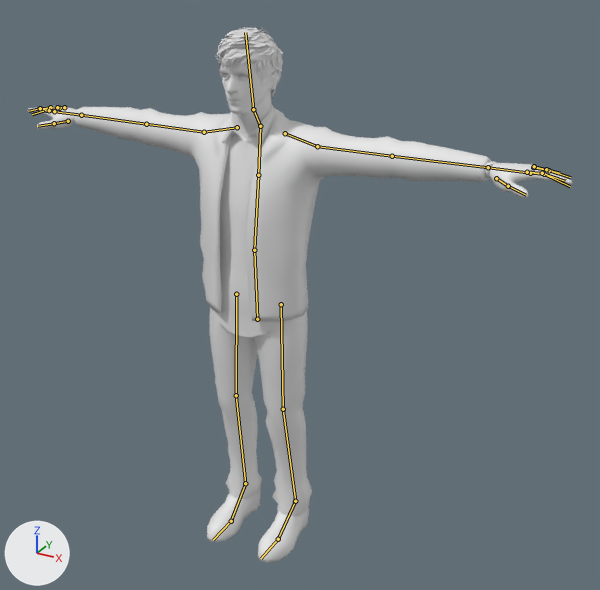
A saved change to the Blender file blueprints/humans/male/playable character/rory-rigged-merged-walking.blend.
Both versions are drawn from a 50 mm camera at (2.79, -4.52, 4.27) aimed at (0.42, -0.21, 2.11). The axes (+X, +Y, +Z) are drawn at lower left. The lights are the same throughout. The bones that bend it are drawn over the model as lines.

In view in the first picture: 'RoryWatchRing'.
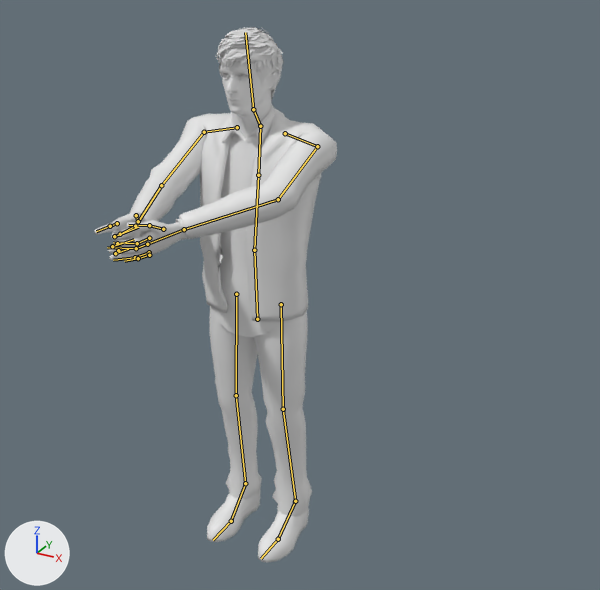
The newer file adds an action. The first version stands in its rest pose; the second is drawn at frame 0 of the action 'Idle Handgun'.

Location of each change, [x1, y1, x2, y2] in pixels of the pictures (600 x 590 px):
'RoryWatchRing', posed (55% narrower)
    before: [28, 27, 573, 563]
    after: [94, 27, 337, 563]
bone 'Upper Arm.L', root to tip
    before: (317, 146) to (392, 156)
    after: (317, 146) to (278, 199)
bone 'Lower Arm.L', root to tip
    before: (392, 156) to (488, 167)
    after: (278, 199) to (184, 229)
bone 'Hand.L', root to tip
    before: (488, 167) to (530, 173)
    after: (184, 229) to (147, 244)
bone 'Finger021.L', root to tip
    before: (544, 174) to (570, 186)
    after: (136, 248) to (107, 247)
bone 'Thumb000.L', root to tip
    before: (496, 178) to (508, 186)
    after: (163, 229) to (149, 225)
bone 'Finger011.L', root to tip
    before: (542, 173) to (565, 181)
    after: (137, 243) to (113, 242)
bone 'Finger041.L', root to tip
    before: (546, 169) to (560, 173)
    after: (138, 258) to (124, 261)
bone 'Upper Arm.R', root to tip
    before: (204, 132) to (146, 124)
    after: (204, 132) to (161, 185)
bone 'Lower Arm.R', root to tip
    before: (146, 124) to (81, 115)
    after: (161, 185) to (135, 226)
bone 'Hand.R', root to tip
    before: (81, 115) to (54, 111)
    after: (135, 226) to (120, 234)
bone 'Finger021.R', root to tip
    before: (46, 110) to (32, 114)
    after: (114, 236) to (138, 227)
bone 'Thumb000.R', root to tip
    before: (68, 121) to (54, 123)
    after: (138, 221) to (136, 215)
bone 'Thumb001.R', root to tip
    before: (54, 123) to (38, 126)
    after: (136, 215) to (134, 216)
bone 'Finger031.R', root to tip
    before: (50, 107) to (38, 109)
    after: (112, 246) to (134, 239)
bone 'Finger011.R', root to tip
    before: (40, 108) to (28, 111)
    after: (110, 226) to (96, 231)
bone 'Finger041.R', root to tip
    before: (57, 107) to (49, 108)
    after: (115, 253) to (128, 249)

The change, as a list of edits to the scene's bpy script:
```text
Change bone_upper_arm_l:
    where bone_upper_arm_l = bpy.data.objects['Armature'].pose.bones['Upper Arm.L']  # child of 'Shoulder.L'
    bone_upper_arm_l.location: (0.0, 0.0, 0.0) -> (1.441, 1.88, 0.591)
    bone_upper_arm_l.rotation_quaternion: (1.0, 0.0, 0.0, 0.0) -> (0.597, 0.422, -0.312, -0.607)  # degrees (0, 0, 0) -> degrees (63, 8, -86)
Change bone_lower_arm_l:
    where bone_lower_arm_l = bpy.data.objects['Armature'].pose.bones['Lower Arm.L']  # child of 'Upper Arm.L'
    bone_lower_arm_l.location: (0.0, 0.0, 0.0) -> (-0.061, 0.403, -0.541)
    bone_lower_arm_l.rotation_quaternion: (1.0, 0.0, 0.0, 0.0) -> (0.947, 0.103, -0.008, -0.303)  # degrees (0, 0, 0) -> degrees (12, 3, -35)
Change bone_hand_l:
    where bone_hand_l = bpy.data.objects['Armature'].pose.bones['Hand.L']  # child of 'Lower Arm.L'
    bone_hand_l.location: (0.0, 0.0, 0.0) -> (-0.333, -0.282, -0.128)
    bone_hand_l.rotation_quaternion: (1.0, 0.0, 0.0, 0.0) -> (0.977, 0.05, -0.145, 0.145)  # degrees (0, 0, 0) -> degrees (3, -17, 16)
Change bone_finger021_l:
    where bone_finger021_l = bpy.data.objects['Armature'].pose.bones['Finger021.L']  # child of 'Finger020.L'
    bone_finger021_l.location: (0.0, 0.0, 0.0) -> (0.023, -0.145, 0.074)
    bone_finger021_l.rotation_quaternion: (1.0, 0.0, 0.0, 0.0) -> (0.995, 0.068, -0.023, -0.066)  # degrees (0, 0, 0) -> degrees (8, -2, -8)
Change bone_thumb000_l:
    where bone_thumb000_l = bpy.data.objects['Armature'].pose.bones['Thumb000.L']  # child of 'Hand.L'
    bone_thumb000_l.location: (0.0, 0.0, 0.0) -> (-0.054, 0.052, -0.021)
    bone_thumb000_l.rotation_quaternion: (1.0, 0.0, 0.0, 0.0) -> (1.0, -0.008, -0.002, 0.012)  # degrees (0, 0, 0) -> degrees (-1, 0, 1)
Change bone_finger011_l:
    where bone_finger011_l = bpy.data.objects['Armature'].pose.bones['Finger011.L']  # child of 'Finger010.L'
    bone_finger011_l.location: (0.0, 0.0, 0.0) -> (0.14, -0.256, 0.099)
    bone_finger011_l.rotation_quaternion: (1.0, 0.0, 0.0, 0.0) -> (0.989, 0.101, 0.014, -0.104)  # degrees (0, 0, 0) -> degrees (11, 3, -12)
Change bone_finger041_l:
    where bone_finger041_l = bpy.data.objects['Armature'].pose.bones['Finger041.L']  # child of 'Finger040.L'
    bone_finger041_l.location: (0.0, 0.0, 0.0) -> (-0.006, -0.053, 0.036)
    bone_finger041_l.rotation_quaternion: (1.0, 0.0, 0.0, 0.0) -> (0.999, 0.027, -0.021, -0.027)  # degrees (0, 0, 0) -> degrees (3, -2, -3)
Change bone_upper_arm_r:
    where bone_upper_arm_r = bpy.data.objects['Armature'].pose.bones['Upper Arm.R']  # child of 'Shoulder.R.001'
    bone_upper_arm_r.location: (0.0, 0.0, 0.0) -> (-1.749, 1.493, 0.078)
    bone_upper_arm_r.rotation_quaternion: (1.0, 0.0, 0.0, 0.0) -> (0.74, 0.536, 0.046, 0.405)  # degrees (0, 0, 0) -> degrees (63, -21, 44)
Change bone_lower_arm_r:
    where bone_lower_arm_r = bpy.data.objects['Armature'].pose.bones['Lower Arm.R']  # child of 'Upper Arm.R'
    bone_lower_arm_r.location: (0.0, 0.0, 0.0) -> (-0.041, -0.09, -0.142)
    bone_lower_arm_r.rotation_quaternion: (1.0, 0.0, 0.0, 0.0) -> (0.936, 0.305, -0.173, -0.044)  # degrees (0, 0, 0) -> degrees (38, -17, -11)
Change bone_hand_r:
    where bone_hand_r = bpy.data.objects['Armature'].pose.bones['Hand.R']  # child of 'Lower Arm.R'
    bone_hand_r.location: (0.0, 0.0, 0.0) -> (0.065, -0.302, -1.123)
    bone_hand_r.rotation_quaternion: (1.0, 0.0, 0.0, 0.0) -> (0.856, 0.072, 0.502, -0.098)  # degrees (0, 0, 0) -> degrees (3, 61, -11)
Change bone_finger021_r:
    where bone_finger021_r = bpy.data.objects['Armature'].pose.bones['Finger021.R']  # child of 'Finger020.R'
    bone_finger021_r.location: (0.0, 0.0, 0.0) -> (-1.831, 0.109, -0.078)
    bone_finger021_r.rotation_quaternion: (1.0, 0.0, 0.0, 0.0) -> (0.483, 0.102, 0.066, 0.867)  # degrees (0, 0, 0) -> degrees (12, -6, 121)
Change bone_thumb000_r:
    where bone_thumb000_r = bpy.data.objects['Armature'].pose.bones['Thumb000.R']  # child of 'Hand.R'
    bone_thumb000_r.location: (0.0, 0.0, 0.0) -> (-0.005, -0.007, -0.017)
Change bone_thumb001_r:
    where bone_thumb001_r = bpy.data.objects['Armature'].pose.bones['Thumb001.R']  # child of 'Thumb000.R'
    bone_thumb001_r.location: (0.0, 0.0, 0.0) -> (-0.015, 0.134, -0.228)
    bone_thumb001_r.rotation_quaternion: (1.0, 0.0, 0.0, 0.0) -> (0.996, -0.086, 0.027, 0.021)  # degrees (0, 0, 0) -> degrees (-10, 3, 2)
Change bone_finger031_r:
    where bone_finger031_r = bpy.data.objects['Armature'].pose.bones['Finger031.R']  # child of 'Finger030.R'
    bone_finger031_r.location: (0.0, 0.0, 0.0) -> (-1.584, -0.49, -0.321)
    bone_finger031_r.rotation_quaternion: (1.0, 0.0, 0.0, 0.0) -> (0.575, 0.066, 0.137, 0.804)  # degrees (0, 0, 0) -> degrees (17, 3, 109)
Change bone_finger011_r:
    where bone_finger011_r = bpy.data.objects['Armature'].pose.bones['Finger011.R']  # child of 'Finger010.R'
    bone_finger011_r.location: (0.0, 0.0, 0.0) -> (0.389, -0.397, -0.022)
    bone_finger011_r.rotation_quaternion: (1.0, 0.0, 0.0, 0.0) -> (0.972, 0.021, 0.018, -0.234)  # degrees (0, 0, 0) -> degrees (2, 3, -27)
Change bone_finger041_r:
    where bone_finger041_r = bpy.data.objects['Armature'].pose.bones['Finger041.R']  # child of 'Finger040.R'
    bone_finger041_r.location: (0.0, 0.0, 0.0) -> (-0.745, -0.492, 0.087)
    bone_finger041_r.rotation_quaternion: (1.0, 0.0, 0.0, 0.0) -> (0.714, 0.085, 0.201, 0.665)  # degrees (0, 0, 0) -> degrees (23, 10, 88)
```
